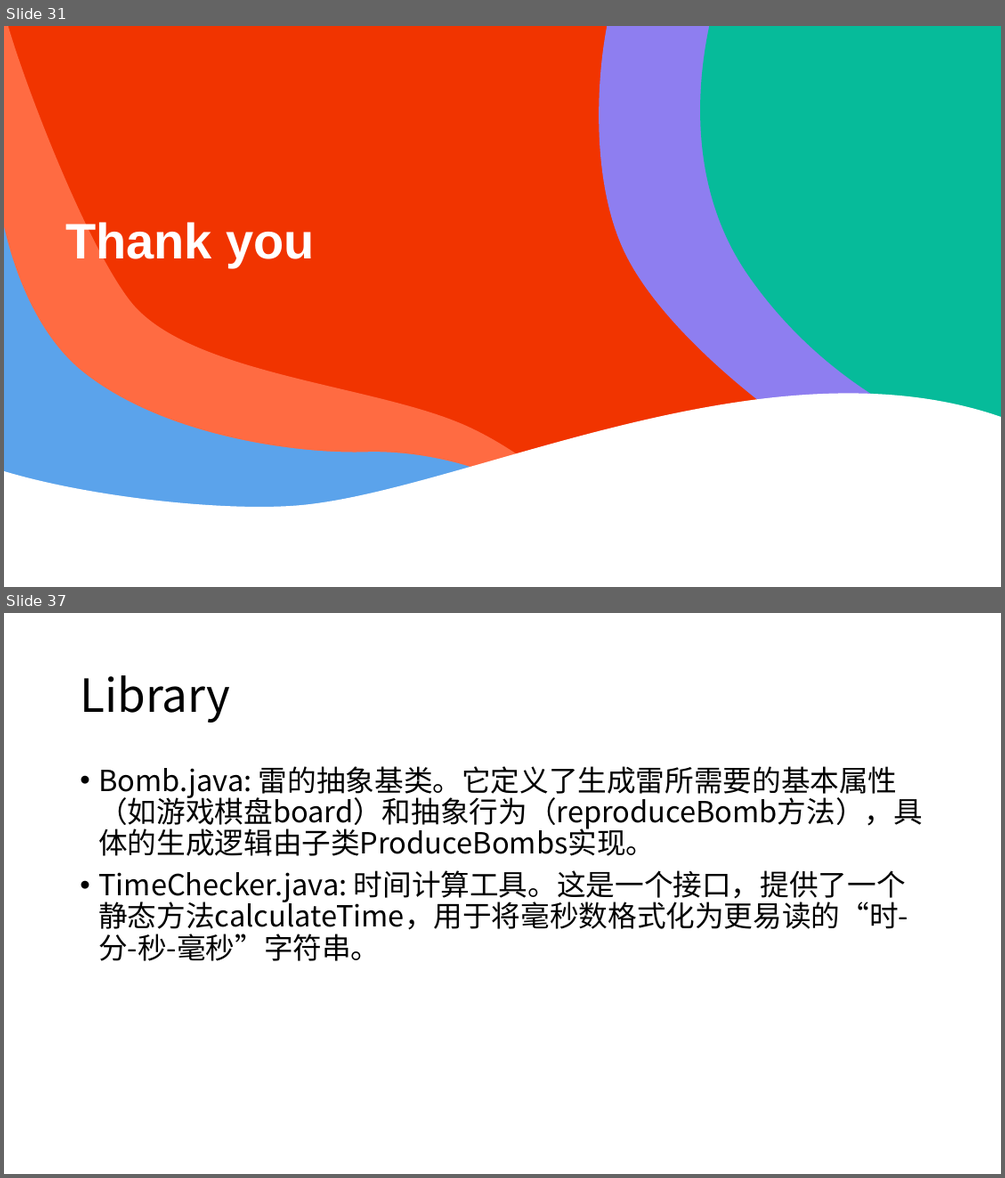
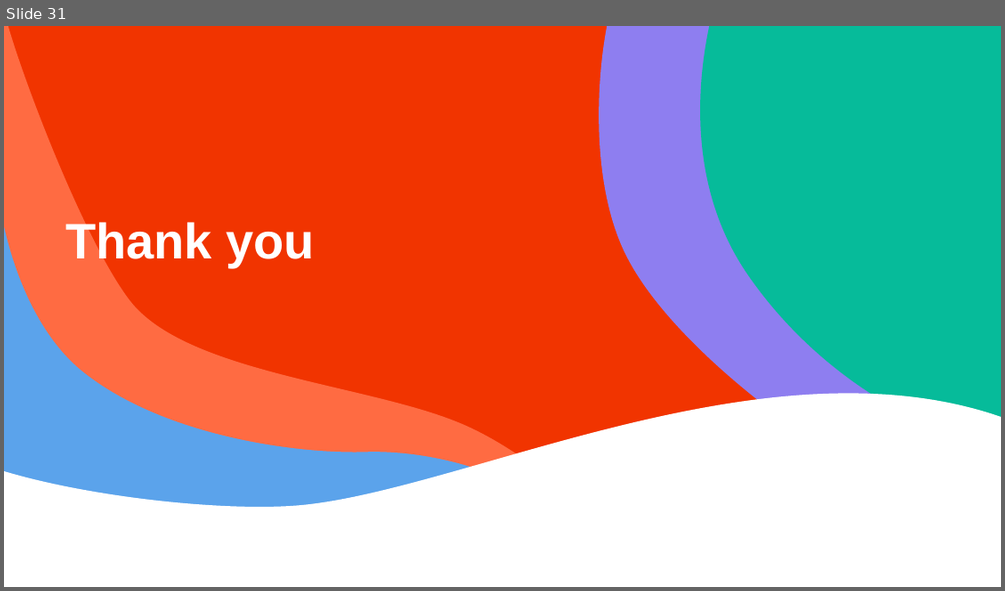
Before and after one commit to wzc506/mineswapper, a slide deck: uml.pptx. Shown one above the other, each under a label of ours: slides 31 and 37 before the commit, slide 31 after it; the slides between them are not shown. The pictures are 1005x1178 and 1005x591 pixels, drawn with LibreOffice and Linux fonts; fonts in the diff are those of the drawing. Boxes give left, top, right and bottom in pixels: in the first picture for what was removed or moved away, otherwise in the second. Text is boxed around its words. In the diff, an @@ line names an element or a change of style, - is before the commit and + after.

```diff
--- a/uml.pptx
+++ b/uml.pptx
@@ slide 37 removed at box(4, 613, 1001, 1174), background #FFFFFF @@
@@ title removed at box(80, 675, 230, 722) @@
-Library
@@ text removed at box(98, 766, 922, 961) @@
-• Bomb.java: 雷的抽象基类。它定义了生成雷所需要的基本属性（如游戏棋盘board）和抽象行为（reproduceBomb方法），具体的生成逻辑由子类ProduceBombs实现。
-• TimeChecker.java: 时间计算工具。这是一个接口，提供了一个静态方法calculateTime，用于将毫秒数格式化为更易读的“时-分-秒-毫秒”字符串。
```
Also in this commit, not shown: 1 slide added, 6 other slides removed.
